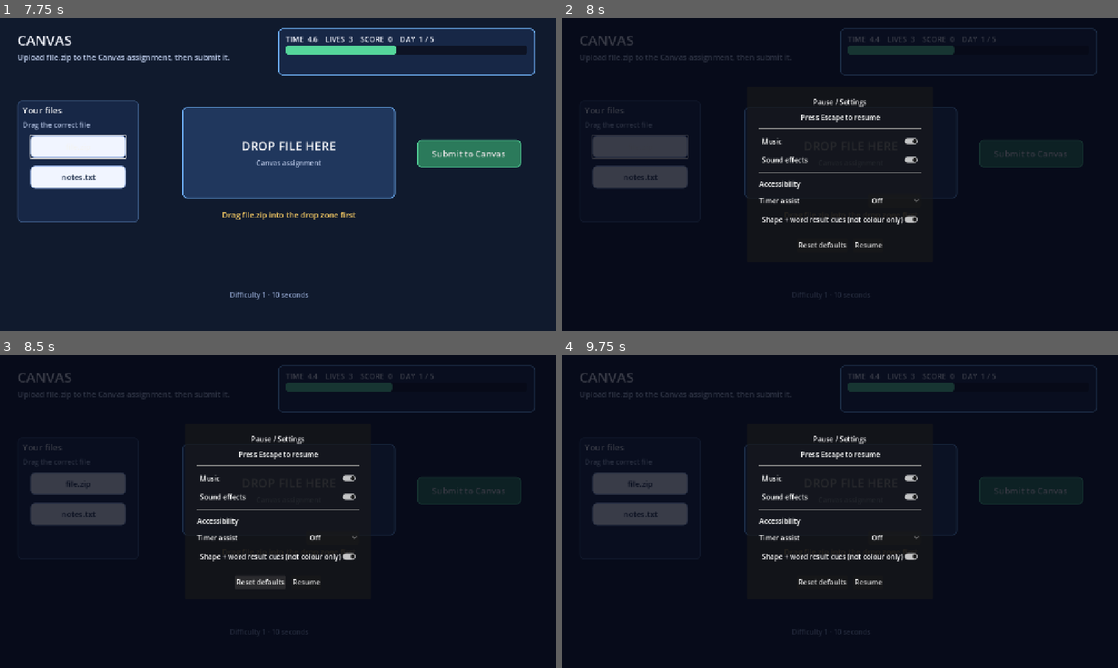
Above: before the commit, frames 1-4 (two rows, left to right).
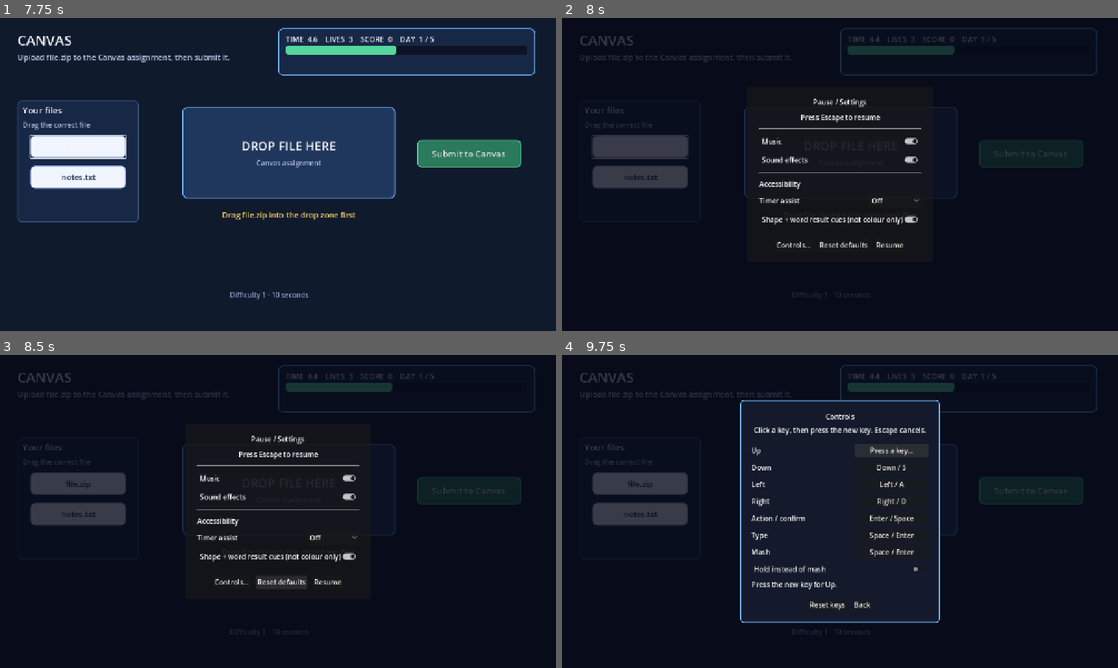
Above: after the commit, the same moments.

Repository: Luna020204/AggieWare
Game: Godot game, scene res://scenes/core/game_flow.tscn
Same seed, same stepped clock (60 frames per second), same inputs: the game is played once before the commit and once after it.
Inputs (mouse positions are in pixels of both pictures, inside the frame that each line leads up to):
- Up to frame 1 (7.75 s): click "Start Week" at 0.5 s; click "1 MONDAY" at 1.25 s; tap Enter (game_confirm) at 2, 2.1, 5, 6.05, 6.5 s; move the mouse to (400, 158) at 2.02 s; hold Right (game_right) 2.03-2.75 s; click (400, 158) at 2.17 s; tap Space (game_mash) at 2.3, 7.35 s; click "Submit to Canvas" at 2.75 s; click "file.zip" at 3.5 s; click "notes.txt" at 4.25 s; drag from (166, 190) to (250, 237) at 5.02 s; move the mouse to (333, 105) at 5.77 s; hold Right (game_right) 5.78-6.5 s; tap I at 5.85, 7.55 s; click (333, 105) at 5.92 s; drag from (250, 237) to (111, 127) at 6.52 s; move the mouse to (444, 221) at 7.27 s; hold Left (game_left) from 7.28 s (still down); click (444, 221) at 7.42 s
- Up to frame 2 (8 s): keep holding Left (game_left); tap Escape (game_pause) at 7.9 s
- Up to frame 3 (8.5 s): release Left (game_left) at 8 s; click "Reset defaults" at 8 s
- Up to frame 4 (9.75 s): click (795, 583) at 8.75 s, where only the run after the commit has a clickable "Controls…"; click (890, 448) at 9.5 s, where only the run after the commit has a clickable "Up / W"

Frame 1 is identical in both runs. In frame 2, 0.3% of the frame differs, in the area x 38-62%, y 71-74%; in frame 3, 0.3%; in frame 4, 4.1%, in the area x 32-68%, y 14-86%.

Commit message:
SCRUM-57: Add key remapping, hold-instead-of-mash and saved settings
Builds on Hongrui's InputActions + pause/settings menu (SCRUM-60):
- Pause menu 'Controls...' panel: rebind Up/Down/Left/Right/Action/Type/
  Mash by clicking and pressing a key (Escape cancels, conflicts are
  reported), Reset keys, and a 'Hold instead of mash' option.
- InputActions: when mash_hold is on, holding the mash key makes
  is_just_pressed(ACTION_MASH) fire every 0.12 s.
- SettingsStore autoload saves GameState.settings and key bindings to
  user://settings.cfg and restores them on launch; headless --script
  runs never read or write that file.
- tools/smoke_accessibility.gd: rebind via a real click + key press,
  Escape cancel (stays paused), conflict warning, save/load round trip,
  reset, and mash-hold on/off.

Not yet tested with real players (the issue asks for that).

Co-Authored-By: Claude Opus 5.5 <noreply@anthropic.com>

Diff:
--- a/project.godot
+++ b/project.godot
@@ -19,6 +19,7 @@
 
 InputActions="*res://scripts/core/input_actions.gd"
 GameState="*res://scripts/core/game_state.gd"
+SettingsStore="*res://scripts/core/settings_store.gd"
 
 [display]
 
--- a/scripts/core/game_state.gd
+++ b/scripts/core/game_state.gd
@@ -12,6 +12,8 @@
 	# SCRUM-41 accessibility (see scripts/core/accessibility.gd).
 	&"timer_assist": 1.0,
 	&"result_cues": true,
+	# SCRUM-57: hold the mash key instead of tapping it repeatedly.
+	&"mash_hold": false,
 }
 
 
--- a/scripts/core/input_actions.gd
+++ b/scripts/core/input_actions.gd
@@ -38,8 +38,32 @@
 }
 
 
+## SCRUM-57 "hold instead of mash": while the setting is on and the mash key
+## is held, is_just_pressed(ACTION_MASH) fires every MASH_HOLD_INTERVAL.
+const MASH_HOLD_INTERVAL := 0.12
+var _mash_hold_clock := 0.0
+var _mash_hold_tick := false
+
+
 func _ready() -> void:
+	process_mode = Node.PROCESS_MODE_PAUSABLE
 	_ensure_default_actions()
+
+
+func _process(delta: float) -> void:
+	_mash_hold_tick = false
+	if not _mash_hold_enabled() or not Input.is_action_pressed(ACTION_MASH):
+		_mash_hold_clock = 0.0
+		return
+	_mash_hold_clock += delta
+	if _mash_hold_clock >= MASH_HOLD_INTERVAL:
+		_mash_hold_clock -= MASH_HOLD_INTERVAL
+		_mash_hold_tick = true
+
+
+func _mash_hold_enabled() -> bool:
+	var state := get_node_or_null("/root/GameState")
+	return state != null and bool(state.call("get_setting", &"mash_hold", false))
 
 
 func _ensure_default_actions() -> void:
@@ -66,6 +90,8 @@
 
 
 func is_just_pressed(action_name: StringName) -> bool:
+	if action_name == ACTION_MASH and _mash_hold_tick:
+		return true
 	return Input.is_action_just_pressed(action_name)
 
 
--- /dev/null
+++ b/scripts/core/settings_store.gd
@@ -0,0 +1,112 @@
+extends Node
+
+## SCRUM-57: saves and restores player options between sessions.
+##
+## Autoload (after InputActions and GameState). Stores GameState.settings and
+## any rebound keys in user://settings.cfg. The pause/settings menu calls
+## rebind() / reset_bindings(); GameState.setting_changed triggers a save.
+
+signal bindings_changed
+
+## Actions the player may rebind (pause stays on Escape so it can't be lost).
+const REBINDABLE: Array[StringName] = [
+	&"game_up", &"game_down", &"game_left", &"game_right",
+	&"game_confirm", &"game_type", &"game_mash",
+]
+const ACTION_LABELS: Dictionary = {
+	&"game_up": "Up", &"game_down": "Down", &"game_left": "Left", &"game_right": "Right",
+	&"game_confirm": "Action / confirm", &"game_type": "Type", &"game_mash": "Mash",
+}
+
+var path := "user://settings.cfg"
+var _loading := false
+
+
+func _ready() -> void:
+	# Headless --script tools (smoke tests, CI) must not read or overwrite the
+	# player's real settings; tests that need a file set `path` themselves.
+	if OS.get_cmdline_args().has("--script"):
+		path = ""
+	load_settings()
+	GameState.setting_changed.connect(func(_name: StringName, _value: Variant) -> void: save_settings())
+
+
+## Replaces the keyboard binding of `action` with `event` and saves.
+func rebind(action: StringName, event: InputEventKey) -> void:
+	var key := InputEventKey.new()
+	key.physical_keycode = event.physical_keycode if event.physical_keycode != KEY_NONE else event.keycode
+	var events: Array[InputEvent] = [key]
+	InputActions.replace_action_events(action, events)
+	bindings_changed.emit()
+	save_settings()
+
+
+func reset_bindings() -> void:
+	for action: StringName in REBINDABLE:
+		InputActions.reset_action(action)
+	bindings_changed.emit()
+	save_settings()
+
+
+## Human-readable key list for an action, e.g. "W / Up".
+func describe(action: StringName) -> String:
+	var names: Array[String] = []
+	for event: InputEvent in InputActions.get_action_events(action):
+		if event is InputEventKey:
+			var code: int = event.physical_keycode if event.physical_keycode != KEY_NONE else event.keycode
+			names.append(OS.get_keycode_string(code))
+	return " / ".join(names) if not names.is_empty() else "—"
+
+
+## Other rebindable actions already using the same key (for a warning).
+func conflicts(action: StringName, event: InputEventKey) -> Array[String]:
+	var found: Array[String] = []
+	var code := event.physical_keycode if event.physical_keycode != KEY_NONE else event.keycode
+	for other: StringName in REBINDABLE:
+		if other == action:
+			continue
+		for existing: InputEvent in InputActions.get_action_events(other):
+			if existing is InputEventKey and existing.physical_keycode == code:
+				found.append(ACTION_LABELS[other])
+	return found
+
+
+func save_settings() -> void:
+	if _loading or path == "":
+		return
+	var config := ConfigFile.new()
+	for setting_name: StringName in GameState.settings:
+		config.set_value("settings", String(setting_name), GameState.settings[setting_name])
+	for action: StringName in REBINDABLE:
+		var codes: Array[int] = []
+		for event: InputEvent in InputActions.get_action_events(action):
+			if event is InputEventKey:
+				codes.append(event.physical_keycode)
+		config.set_value("bindings", String(action), codes)
+	var error := config.save(path)
+	if error != OK:
+		push_warning("Could not save settings to %s (%s)" % [path, error_string(error)])
+
+
+func load_settings() -> void:
+	var config := ConfigFile.new()
+	if path == "" or config.load(path) != OK:
+		return
+	_loading = true
+	for key: String in config.get_section_keys("settings") if config.has_section("settings") else PackedStringArray():
+		var setting_name := StringName(key)
+		if GameState.settings.has(setting_name):
+			GameState.set_setting(setting_name, config.get_value("settings", key))
+	if config.has_section("bindings"):
+		for action: StringName in REBINDABLE:
+			var codes: Array = config.get_value("bindings", String(action), [])
+			if codes.is_empty():
+				continue
+			var events: Array[InputEvent] = []
+			for code: int in codes:
+				var key := InputEventKey.new()
+				key.physical_keycode = code
+				events.append(key)
+			InputActions.replace_action_events(action, events)
+	_loading = false
+	bindings_changed.emit()
--- a/scripts/ui/settings_pause_menu.gd
+++ b/scripts/ui/settings_pause_menu.gd
@@ -15,12 +15,20 @@
 # SCRUM-41 accessibility controls.
 var _timer_assist_option: OptionButton
 var _result_cues_toggle: CheckButton
+# SCRUM-57 control options.
+var _main_panel: PanelContainer
+var _controls_panel: PanelContainer
+var _bind_buttons: Dictionary = {}
+var _mash_hold_toggle: CheckButton
+var _controls_status: Label
+var _waiting_action: StringName = &""
 
 
 func _ready() -> void:
 	process_mode = Node.PROCESS_MODE_ALWAYS
 	layer = 100
 	_build_ui()
+	_build_controls_panel()
 	GameState.paused_changed.connect(_on_paused_changed)
 	GameState.setting_changed.connect(_on_setting_changed)
 	_on_paused_changed(GameState.is_paused)
@@ -52,6 +60,7 @@
 	var panel := PanelContainer.new()
 	panel.custom_minimum_size = Vector2(420.0, 0.0)
 	_center.add_child(panel)
+	_main_panel = panel
 
 	var margin := MarginContainer.new()
 	margin.add_theme_constant_override("margin_left", 28)
@@ -95,6 +104,11 @@
 	buttons.add_theme_constant_override("separation", 12)
 	layout.add_child(buttons)
 
+	var controls_button := Button.new()
+	controls_button.text = "Controls…"
+	controls_button.pressed.connect(_show_controls.bind(true))
+	buttons.add_child(controls_button)
+
 	var reset_button := Button.new()
 	reset_button.text = "Reset defaults"
 	reset_button.pressed.connect(_on_reset_pressed)
@@ -109,6 +123,7 @@
 func _on_paused_changed(paused: bool) -> void:
 	_backdrop.visible = paused
 	_center.visible = paused
+	_show_controls(false)
 	if paused:
 		_refresh_settings()
 	else:
@@ -126,6 +141,7 @@
 	_sfx_toggle.button_pressed = GameState.get_setting(&"sfx_enabled", true)
 	_timer_assist_option.select(maxi(Accessibility.TIMER_ASSIST_LEVELS.find(Accessibility.timer_assist()), 0))
 	_result_cues_toggle.button_pressed = Accessibility.result_cues_enabled()
+	_mash_hold_toggle.button_pressed = GameState.get_setting(&"mash_hold", false)
 
 
 func _on_music_toggled(enabled: bool) -> void:
@@ -141,6 +157,7 @@
 	GameState.set_setting(&"sfx_enabled", true)
 	GameState.set_setting(&"timer_assist", 1.0)
 	GameState.set_setting(&"result_cues", true)
+	GameState.set_setting(&"mash_hold", false)
 
 
 ## SCRUM-41: accessibility options (timer assist, shape + word result cues).
@@ -175,3 +192,117 @@
 
 func _on_result_cues_toggled(enabled: bool) -> void:
 	GameState.set_setting(&"result_cues", enabled)
+
+
+## SCRUM-57: key rebinding and alternative input options.
+func _build_controls_panel() -> void:
+	_controls_panel = PanelContainer.new()
+	_controls_panel.custom_minimum_size = Vector2(460.0, 0.0)
+	_controls_panel.visible = false
+	var style := StyleBoxFlat.new()
+	style.bg_color = Color("#141a2b")
+	style.border_color = Color("#73b7ff")
+	style.set_border_width_all(2)
+	style.set_corner_radius_all(8)
+	_controls_panel.add_theme_stylebox_override("panel", style)
+	_center.add_child(_controls_panel)
+
+	var margin := MarginContainer.new()
+	for side: String in ["left", "top", "right", "bottom"]:
+		margin.add_theme_constant_override("margin_" + side, 24)
+	_controls_panel.add_child(margin)
+	var layout := VBoxContainer.new()
+	layout.add_theme_constant_override("separation", 8)
+	margin.add_child(layout)
+
+	var title := Label.new()
+	title.text = "Controls"
+	title.horizontal_alignment = HORIZONTAL_ALIGNMENT_CENTER
+	layout.add_child(title)
+	var hint := Label.new()
+	hint.text = "Click a key, then press the new key. Escape cancels."
+	hint.horizontal_alignment = HORIZONTAL_ALIGNMENT_CENTER
+	layout.add_child(hint)
+	layout.add_child(HSeparator.new())
+
+	for action: StringName in SettingsStore.REBINDABLE:
+		var row := HBoxContainer.new()
+		layout.add_child(row)
+		var label := Label.new()
+		label.text = SettingsStore.ACTION_LABELS[action]
+		label.size_flags_horizontal = Control.SIZE_EXPAND_FILL
+		row.add_child(label)
+		var bind_button := Button.new()
+		bind_button.custom_minimum_size = Vector2(170.0, 0.0)
+		bind_button.pressed.connect(_start_rebind.bind(action))
+		row.add_child(bind_button)
+		_bind_buttons[action] = bind_button
+
+	_mash_hold_toggle = CheckButton.new()
+	_mash_hold_toggle.text = "Hold instead of mash"
+	_mash_hold_toggle.tooltip_text = "Holding the mash key counts as repeated presses."
+	_mash_hold_toggle.toggled.connect(func(on: bool) -> void: GameState.set_setting(&"mash_hold", on))
+	layout.add_child(_mash_hold_toggle)
+
+	_controls_status = Label.new()
+	_controls_status.autowrap_mode = TextServer.AUTOWRAP_WORD_SMART
+	_controls_status.custom_minimum_size = Vector2(400.0, 0.0)
+	layout.add_child(_controls_status)
+
+	layout.add_child(HSeparator.new())
+	var buttons := HBoxContainer.new()
+	buttons.alignment = BoxContainer.ALIGNMENT_CENTER
+	buttons.add_theme_constant_override("separation", 12)
+	layout.add_child(buttons)
+	var reset_keys := Button.new()
+	reset_keys.text = "Reset keys"
+	reset_keys.pressed.connect(func() -> void:
+		SettingsStore.reset_bindings()
+		_controls_status.text = "Keys reset to defaults."
+		_refresh_bindings()
+	)
+	buttons.add_child(reset_keys)
+	var back := Button.new()
+	back.text = "Back"
+	back.pressed.connect(_show_controls.bind(false))
+	buttons.add_child(back)
+	_refresh_bindings()
+
+
+func _show_controls(open: bool) -> void:
+	if _controls_panel == null:
+		return
+	_waiting_action = &""
+	_main_panel.visible = not open
+	_controls_panel.visible = open
+	if open:
+		_controls_status.text = ""
+		_refresh_bindings()
+
+
+func _refresh_bindings() -> void:
+	for action: StringName in _bind_buttons:
+		var button: Button = _bind_buttons[action]
+		button.text = "Press a key…" if action == _waiting_action else SettingsStore.describe(action)
+
+
+func _start_rebind(action: StringName) -> void:
+	_waiting_action = action
+	_controls_status.text = "Press the new key for %s." % SettingsStore.ACTION_LABELS[action]
+	_refresh_bindings()
+
+
+func _input(event: InputEvent) -> void:
+	if _waiting_action == &"" or not (event is InputEventKey) or not event.pressed or event.echo:
+		return
+	get_viewport().set_input_as_handled()
+	if event.physical_keycode == KEY_ESCAPE or event.keycode == KEY_ESCAPE:
+		_controls_status.text = "Cancelled."
+	else:
+		var clash := SettingsStore.conflicts(_waiting_action, event)
+		SettingsStore.rebind(_waiting_action, event)
+		_controls_status.text = "%s → %s" % [SettingsStore.ACTION_LABELS[_waiting_action], SettingsStore.describe(_waiting_action)]
+		if not clash.is_empty():
+			_controls_status.text += "  (also used by %s)" % ", ".join(clash)
+	_waiting_action = &""
+	_refresh_bindings()
--- a/tools/smoke_accessibility.gd
+++ b/tools/smoke_accessibility.gd
@@ -4,6 +4,8 @@
 ## Run with: godot --headless --path . --script res://tools/smoke_accessibility.gd
 ## Prints ACCESSIBILITY_SMOKE_OK when every check passes.
 
+const TEST_SETTINGS := "user://smoke_settings.cfg"
+
 var _failed := false
 
 
@@ -12,8 +14,12 @@
 
 
 func _run() -> void:
+	# Never touch the player's real settings file.
+	_store().path = TEST_SETTINGS
 	await _accessibility_options()
+	await _control_options()
 	_reset_settings()
+	DirAccess.remove_absolute(ProjectSettings.globalize_path(TEST_SETTINGS))
 	if not _failed:
 		print("ACCESSIBILITY_SMOKE_OK")
 	quit(1 if _failed else 0)
@@ -102,9 +108,135 @@
 	Engine.time_scale = 1.0
 
 
+# --- SCRUM-57 ----------------------------------------------------------------
+
+func _control_options() -> void:
+	_reset_settings()
+	var store := _store()
+	store.reset_bindings()
+	var menu: Variant = load("res://scenes/ui/settings_pause_menu.tscn").instantiate()
+	root.add_child(menu)
+	await process_frame
+	_gs().pause_game()
+	await process_frame
+	menu._show_controls(true)
+	for i: int in 3:
+		await process_frame  # let the containers lay the panel out
+	_assert(menu._controls_panel.visible and not menu._main_panel.visible, "controls: panel did not open")
+	_assert(menu._bind_buttons[&"game_up"].text.contains("W"), "controls: Up does not show its default key (%s)" % menu._bind_buttons[&"game_up"].text)
+
+	# Rebind Up to I through the menu with a real key event.
+	await _click(menu._bind_buttons[&"game_up"].get_global_rect().get_center())
+	_assert(menu._waiting_action == &"game_up", "controls: clicking Up did not start rebinding")
+	await _key(KEY_I)
+	_assert(_bound(&"game_up", KEY_I) and not _bound(&"game_up", KEY_W), "controls: Up was not rebound to I")
+	_assert(menu._bind_buttons[&"game_up"].text == "I", "controls: button text not updated (%s)" % menu._bind_buttons[&"game_up"].text)
+	Input.action_release(&"game_up")
+	var press := InputEventKey.new()
+	press.physical_keycode = KEY_I
+	_assert(InputMap.event_is_action(press, &"game_up"), "controls: I does not trigger game_up")
+
+	# Escape cancels without unbinding or unpausing.
+	menu._start_rebind(&"game_down")
+	await _key(KEY_ESCAPE)
+	_assert(_bound(&"game_down", KEY_S) and menu._waiting_action == &"", "controls: Escape did not cancel rebinding")
+	_assert(_gs().is_paused, "controls: Escape during rebinding unpaused the game")
+
+	# Conflicts are reported.
+	menu._start_rebind(&"game_left")
+	await _key(KEY_D)
+	_assert(menu._controls_status.text.contains("also used by Right"), "controls: conflict not reported: %s" % menu._controls_status.text)
+
+	# Bindings and options persist across a reload.
+	_gs().set_setting(&"timer_assist", 1.5)
+	_gs().set_setting(&"mash_hold", true)
+	store.save_settings()
+	# Simulate a fresh session: wipe the in-memory state without auto-saving.
+	store._loading = true
+	InputActions_reset_all()
+	_gs().set_setting(&"timer_assist", 1.0)
+	_gs().set_setting(&"mash_hold", false)
+	store._loading = false
+	store.load_settings()
+	_assert(_bound(&"game_up", KEY_I), "controls: rebinding not restored from the settings file")
+	_assert(is_equal_approx(float(_gs().get_setting(&"timer_assist")), 1.5) and _gs().get_setting(&"mash_hold") == true, "controls: options not restored from the settings file")
+
+	# Reset keys restores defaults.
+	store.reset_bindings()
+	_assert(_bound(&"game_up", KEY_W) and _bound(&"game_up", KEY_UP) and not _bound(&"game_up", KEY_I), "controls: reset did not restore Up")
+	_gs().resume_game()
+	menu.queue_free()
+	await process_frame
+
+	# Hold instead of mash: holding the key keeps producing presses.
+	var inputs := root.get_node("InputActions")
+	_gs().set_setting(&"mash_hold", true)
+	Input.action_press(&"game_mash")
+	var ticks := 0
+	var start := Time.get_ticks_msec()
+	while Time.get_ticks_msec() - start < 600:
+		await process_frame
+		if inputs.is_just_pressed(&"game_mash"):
+			ticks += 1
+	Input.action_release(&"game_mash")
+	_assert(ticks >= 3, "controls: holding mash gave only %d presses" % ticks)
+	_gs().set_setting(&"mash_hold", false)
+	Input.action_press(&"game_mash")
+	ticks = 0
+	start = Time.get_ticks_msec()
+	while Time.get_ticks_msec() - start < 600:
+		await process_frame
+		if inputs.is_just_pressed(&"game_mash"):
+			ticks += 1
+	Input.action_release(&"game_mash")
+	_assert(ticks <= 1, "controls: mash repeats with hold off (%d)" % ticks)
+
+
+func InputActions_reset_all() -> void:
+	var inputs := root.get_node("InputActions")
+	for action: StringName in _store().REBINDABLE:
+		inputs.reset_action(action)
+
+
+func _bound(action: StringName, keycode: int) -> bool:
+	for event: InputEvent in InputMap.action_get_events(action):
+		if event is InputEventKey and event.physical_keycode == keycode:
+			return true
+	return false
+
+
+func _key(keycode: int) -> void:
+	var event := InputEventKey.new()
+	event.physical_keycode = keycode
+	event.keycode = keycode
+	event.pressed = true
+	root.push_input(event)
+	await process_frame
+	var up := event.duplicate()
+	up.pressed = false
+	root.push_input(up)
+	await process_frame
+
+
+func _click(at: Vector2) -> void:
+	for pressed: bool in [true, false]:
+		var event := InputEventMouseButton.new()
+		event.button_index = MOUSE_BUTTON_LEFT
+		event.pressed = pressed
+		event.position = at
+		event.global_position = at
+		root.push_input(event, true)
+		await process_frame
+
+
+func _store() -> Node:
+	return root.get_node("SettingsStore")
+
+
 func _reset_settings() -> void:
 	_gs().set_setting(&"timer_assist", 1.0)
 	_gs().set_setting(&"result_cues", true)
+	_gs().set_setting(&"mash_hold", false)
 	Engine.time_scale = 1.0
 
 
Not shown, added: scripts/core/settings_store.gd.uid
